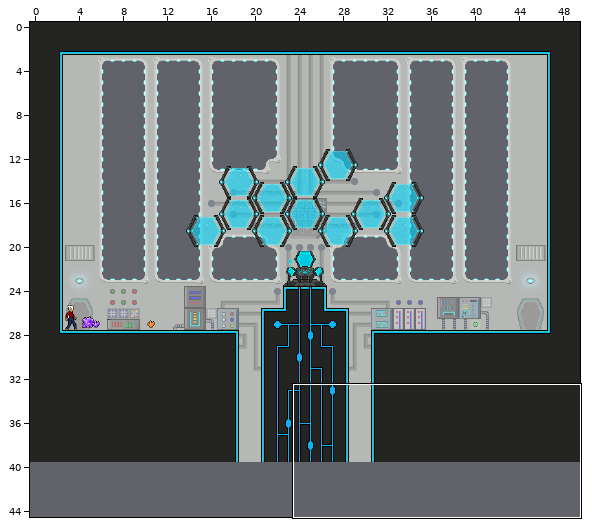
One commit to this Tiled map (JSON): res/map/Finale.json. Above, an overview of the earlier version with the close-up marked.
Close-up. The starting point:
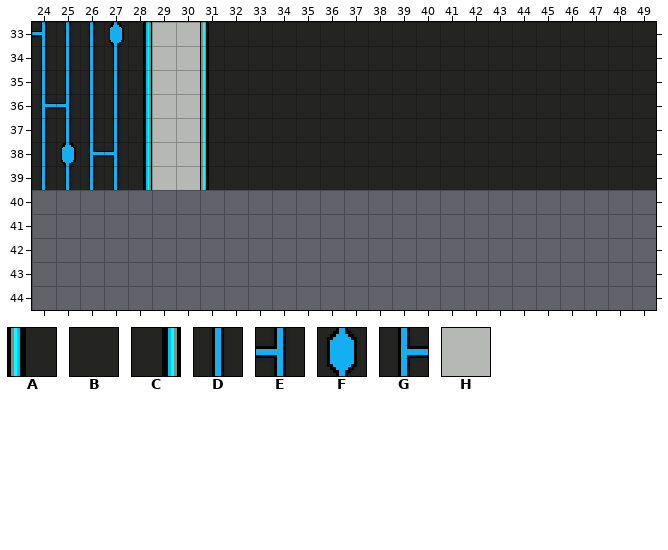
Cells are 16x16 px. Shown: x 24..49, y 33..44. The commit also changed other parts of the map, which this record leaves out. The old version is drawn lined up with the new one.
Key: from "main": A 25, B 26, C 27, D 57, E 84, F 107, G 108, H 278.
_ is an empty cell.
Layer "Tile Layer 1" before, first column x 24:
33 EDDFCHHABBBBBBBBBBBBBBBBBB
34 DDDDCHHABBBBBBBBBBBBBBBBBB
35 DDDDCHHABBBBBBBBBBBBBBBBBB
36 GEDDCHHABBBBBBBBBBBBBBBBBB
37 DDDDCHHABBBBBBBBBBBBBBBBBB
38 DFGECHHABBBBBBBBBBBBBBBBBB
39 DDDDCHHABBBBBBBBBBBBBBBBBB
40 __________________________
41 __________________________
42 __________________________
43 __________________________
44 __________________________
Once edited:
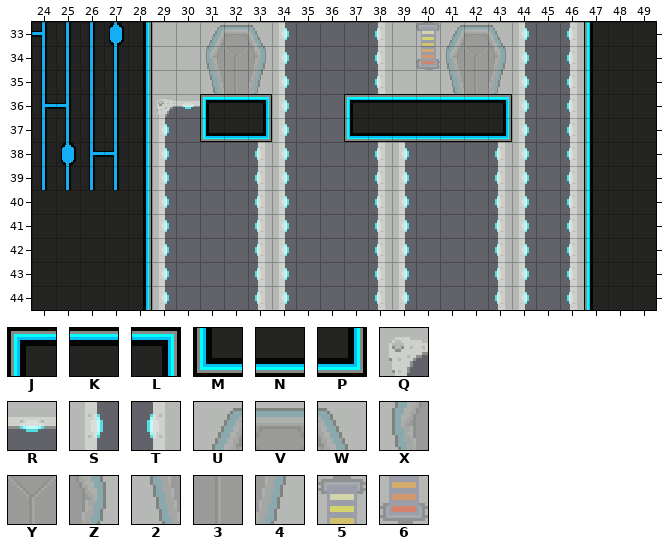
Further tiles: from "main": J 0, K 1, L 2, M 50, N 51, P 52, Q 247, R 248, S 272, T 274, U 320, V 321, W 322, X 345, Y 346, Z 347, 2 370, 3 371, 4 372, 5 451, 6 476.
The exact change:
Changed rows in their new state; . is an unchanged cell.
map size 50x40 -> 50x45 cells
Layer "Tile Layer 1":
first column x 24:
33 .......UVWS___TH5UVWS_TA..
34 .......XYZS___TH6XYZS_TA..
35 .......234S___THH234S_TA..
36 .....QRJKLS__JKKKKKLS_TA..
37 .....S_MNPS__MNNNNNPS_TA..
38 .....S___TS___TS___TS_TA..
39 .....S___TS___TS___TS_TA..
40 BBBBCS...TS...TS...TS.TABB
41 BBBBCS...TS...TS...TS.TABB
42 BBBBCS...TS...TS...TS.TABB
43 BBBBCS...TS...TS...TS.TABB
44 BBBBCS...TS...TS...TS.TABB
Pixel boxes of the changes (left, top, right, bottom) in both close-ups:
changed: (32, 22, 656, 310)
